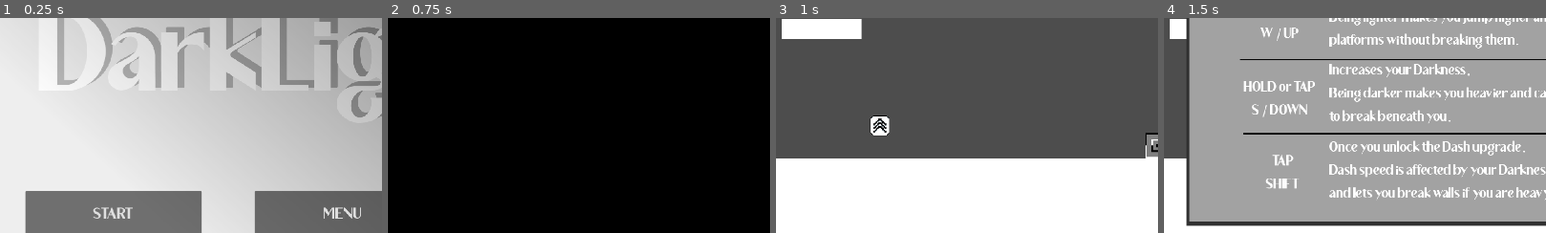
Above: before the commit, frames 1-4 (left to right).
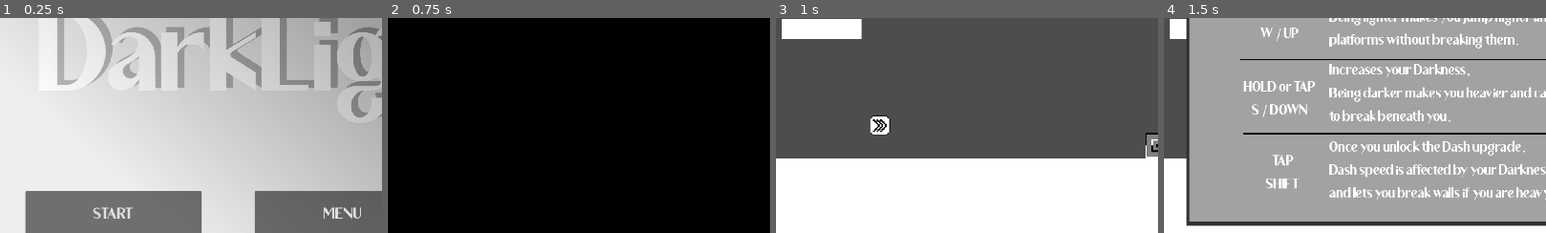
Above: after the commit, the same moments.

Repository: Wyatt5150/Godot-Wild-Jam-72
Game: Godot game, scene res://Levels/main_menu.tscn
Two runs of this game, one before a commit and one after it. Both use one fixed random seed, a clock stepped at 60 frames per second and the inputs below. The engine's default icon, where the game draws it, is replaced by a stand-in: a white triangle on a blue panel in a dark square. Sound files missing from this copy of the repository are replaced by a short silence.
Inputs:
- Up to frame 1 (0.25 s): no input
- Up to frame 2 (0.75 s): click "START" at 0.5 s
- Up to frame 3 (1 s): no input
- Up to frame 4 (1.5 s): click "MENU" at 1.25 s
The pictures show only the part of the screen within x 0-50%, y 44-94%; the shares and areas given below are measured in that part.

Frames 1-2 are identical in both runs. In frame 3, 0.2% of the frame differs, in the area x 24-30%, y 45-55%; in frame 4, nothing differs.

Commit message:
New Audio

Diff:
--- a/src/AutoLoads/Audio.gd
+++ b/src/AutoLoads/Audio.gd
@@ -2,13 +2,13 @@
 
 @onready var music = $Music
 
-enum MUSIC_TRACKS {MAIN_MENU, DEFAULT_LEVEL, CREDITS}
+enum MUSIC_TRACKS {MAIN_MENU, DEFAULT_LEVEL, POST_DASH}
 enum SFX_TRACKS {UPGRADE, ROCKFALL, JUMP, DASH}
 
 const MUSIC_PATHS = {
-	MUSIC_TRACKS.MAIN_MENU : "res://Art/MenuTheme.mp3",
-	MUSIC_TRACKS.DEFAULT_LEVEL : "res://Art/MenuTheme.mp3",
-	MUSIC_TRACKS.CREDITS : ""
+	MUSIC_TRACKS.MAIN_MENU : "res://Art/Title.mp3",
+	MUSIC_TRACKS.DEFAULT_LEVEL : "res://Art/BackgroundTheme.mp3",
+	MUSIC_TRACKS.POST_DASH : "res://Art/Post Dash.mp3"
 }
 
 const SFX_PATHS = {
--- a/src/AutoLoads/player_data.gd
+++ b/src/AutoLoads/player_data.gd
@@ -7,10 +7,10 @@
 var weight:int = 0
 
 var darkMax:int = 0
-const darkMaxMax:int = -5
+const darkMaxMax:int = -3
 
 var lightMax:int = 0
-const lightMaxMax:int = 5
+const lightMaxMax:int = 3
 
 var changeSpeed:float = 0.1
 const changeSpeedMin:float = 0.1
@@ -50,6 +50,7 @@
 			changeSpeed = max(self.changeSpeed - changeSpeedUpgradeStrength, self.changeSpeedMin)
 		UPGRADE_TYPE.DASH:
 			hasDashUpgrade = true
+			Audio.ChangeMusic(Audio.MUSIC_TRACKS.POST_DASH)
 
 func GetColor(weight):
 	var c = (float)(weight - darkMaxMax)/ (float)(lightMaxMax-darkMaxMax)
--- a/src/AutoLoads/settings.tscn
+++ b/src/AutoLoads/settings.tscn
@@ -243,11 +243,14 @@
 text = "[u]Sounds[/u]
 Pixabay: https://pixabay.com
 	Wtf_01
-	harmonics-for-the-phase
-	cartoon-jump
-	whoosh
+	Harmonics For The Phase
+	Whoosh
 Floraphonic: https://pixabay.com/users/floraphonic-38928062
-	rocks-and-gravel-slide-1
+	Rocks And Gravel Slide 1
+MarkusTries: https://pixabay.com/users/thisismarkustries-30521332
+	Light and Dark
+Universfield: https://pixabay.com/users/universfield-28281460
+	Mystical Dark Atmosphere
 
 [u]Fonts[/u]
 Ragamkata: https://www.fontspace.com/humion-font-f120887
--- a/src/Levels/start.tscn
+++ b/src/Levels/start.tscn
@@ -124,4 +124,3 @@
 
 [node name="Collectible" parent="." instance=ExtResource("5_qousp")]
 position = Vector2(696, 968)
-collectableType = 1
Not shown, added: src/Art/BackgroundTheme.mp3.import
Not shown, removed: src/Art/MenuTheme.mp3.import
Not shown, added: src/Art/Post Dash.mp3.import
Not shown, added: src/Art/Title.mp3.import
Not shown, added: src/export_presets.cfg
Not shown, changed: Raw Audio/Credits.txt
Not shown, added: Raw Audio/light-and-dark-markus-tries-127081.mp3
Not shown, added: Raw Audio/mystical-dark-atmosphere-174806.mp3
Not shown, added: src/Art/BackgroundTheme.mp3
Not shown, removed: src/Art/MenuTheme.mp3
Not shown, added: src/Art/Post Dash.mp3
Not shown, added: src/Art/Title.mp3
